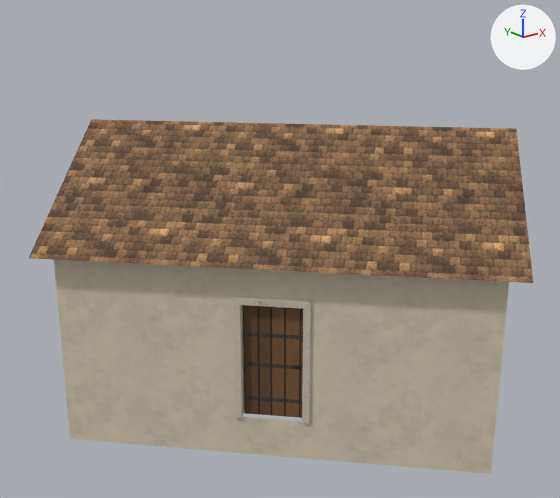
An edit to the glTF model world/bridgehollow__dyers_walk_local/export/models/buildings/bld_house_087.glb, drawn before and after from the same camera.
Both versions are drawn from a 50 mm camera at (-9.58, -11.5, 7.65) aimed at (-0.35, 0.03, 3.04). The lights are fixed; the arrows at upper right show +X, +Y and +Z. The older version comes first. Vertices at exactly the same position are counted once.

In view in the first picture: 'bld_house_087', 'bld_house_087_door1', 'bld_house_087_roof'.
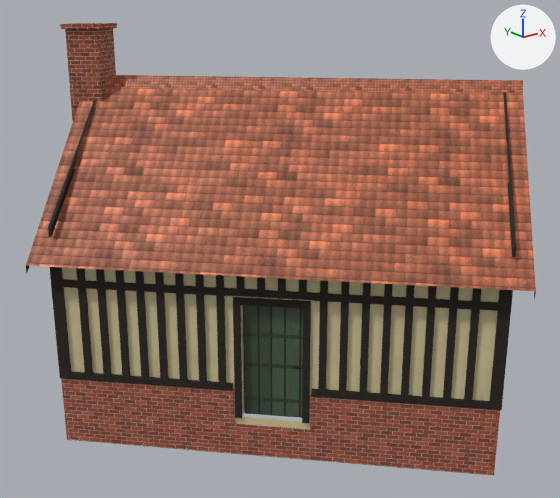
Changed parts and their boxes (x1, y1, x2, y2) in the pictures (560 x 498 px):
'bld_house_087_roof', reshaped: before (29, 119, 533, 283); after (26, 23, 536, 298)
'bld_house_087', reshaped: before (54, 253, 509, 474); after (49, 253, 513, 476)
part 1 of me_bld_house_087, built on: after (49, 267, 513, 476)
part 2 of me_bld_house_087, recoloured: before (54, 260, 509, 474); after (62, 256, 499, 429)
part 3 of me_bld_house_087, recoloured: (233, 297, 311, 423) in both

Edits to the bpy script that builds the scene:
```text
Add mat_mat_s_beam_231b15:
    mat_mat_s_beam_231b15 = bpy.data.materials.new('mat_s_beam_231b15')
    # uses the picture img_mat_s_beam_231b15
    # uses the picture img_mat_s_beam_231b15_n
Add mat_mat_s_tint_red_tile_a35a3c:
    mat_mat_s_tint_red_tile_a35a3c = bpy.data.materials.new('mat_s_tint_red_tile_a35a3c')
    # uses the picture img_mat_s_tint_red_tile_a35a3c
    # uses the picture img_mat_s_tint_red_tile_a35a3c_mr
    # uses the picture img_mat_s_tint_red_tile_a35a3c_n
Add mat_mat_s_plaster_dacd9f:
    mat_mat_s_plaster_dacd9f = bpy.data.materials.new('mat_s_plaster_dacd9f')
    # uses the picture img_mat_s_plaster_dacd9f
    # uses the picture img_mat_s_plaster_dacd9f_n
Add mat_mat_s_brick_92462f:
    mat_mat_s_brick_92462f = bpy.data.materials.new('mat_s_brick_92462f')
    # uses the picture img_mat_s_brick_92462f
    # uses the picture img_mat_s_brick_92462f_n
Add mat_mat_s_brick_9b4a36:
    mat_mat_s_brick_9b4a36 = bpy.data.materials.new('mat_s_brick_9b4a36')
    # uses the picture img_mat_s_brick_9b4a36
    # uses the picture img_mat_s_brick_9b4a36_n
Change me_bld_house_087:
    remove me_bld_house_087.from_pydata(...)  # 318 vertices, 414 faces; spans x -4.68..4.68, y -4.72..4.72, z 0.0..3.78
    add me_bld_house_087.from_pydata(...)  # 1854 vertices, 1888 faces; spans x -4.76..4.76, y -4.81..4.81, z 0.0..3.78
    me_bld_house_087 part 1: 8 vertices removed from x 2.91..2.98, y -2.33..-2.26, z 1.8..2.87; 1528 vertices added at x -4.76..4.76, y -4.81..4.81, z 0.0..3.78
    me_bld_house_087 part 2: 26 faces spanning x -4.68..4.68, y -4.72..4.72, z 0.0..3.78 switch from mat_mat_plaster to mat_mat_s_plaster_dacd9f
    me_bld_house_087 part 3: 145 faces spanning x -2.73..3.7, y -2.84..3.65, z 0.73..2.99 switch from mat_mat_trim to mat_mat_s_beam_231b15
    other edits to the shape of me_bld_house_087 do not show in these pictures
    add me_bld_house_087.materials.append(mat_mat_s_brick_9b4a36)
Change me_bld_house_087_roof:
    remove me_bld_house_087_roof.from_pydata(...)  # 168 vertices, 192 faces; spans x -5.11..5.11, y -5.16..5.16, z 3.41..5.49
    add me_bld_house_087_roof.from_pydata(...)  # 442 vertices, 492 faces; spans x -5.17..5.17, y -5.22..5.22, z 0.0..7.33
    me_bld_house_087_roof part 4
    7 vertices are removed from x -2.79..5.11, y -5.16..5.16, z 3.6..5.49
    6 faces are deleted
    1 vertex moves from x -5.11, y 0.87, z 3.6 to x -5.17, y 0.87, z 3.48
    122 vertices are added at x -5.17..5.17, y -5.22..5.22, z 0.0..7.33
    64 new vertices lie (0.04, -0.04, 0.0) away from vertices in x -4.61..4.57, y -4.63..4.67, z 3.78..6.16
    16 new vertices lie (0.09, 0.09, 0.0) away from vertices in x -4.24..3.58, y -4.29..3.52, z 3.9..5.84
    16 new vertices lie (-0.09, -0.09, 0.0) away from vertices in x -3.58..4.24, y -3.52..4.29, z 3.9..5.84
    15 new vertices lie (0.09, 0.08, 0.0) away from vertices in x -4.2..3.36, y -4.33..3.48, z 3.9..5.84
    20 new vertices lie (-0.04, 0.05, 0.0) away from vertices in x -3.41..4.15, y -4.25..4.2, z 3.9..5.84
    5 new vertices lie (-0.09, -0.08, 0.0) away from vertices in x -3.36..-1.0, y 2.15..4.33, z 3.9
    10 new vertices lie (0.04, -0.05, 0.0) away from vertices in x -4.15..-1.09, y 1.43..4.25, z 3.9
    13 new vertices lie (0.0, 0.0, 0.17) away from vertices in x -4.71..5.17, y -5.22..5.22, z 3.31..6.09
    272 new faces join them, mat_mat_s_beam_231b15
    22 new faces join them, mat_mat_s_brick_92462f
    2 new faces join them, mat_mat_s_plaster_dacd9f
    10 new faces join them, mat_mat_s_tint_red_tile_a35a3c
    remove me_bld_house_087_roof.materials.append(mat_mat_plaster)
    remove me_bld_house_087_roof.materials.append(mat_mat_shingle)
    add me_bld_house_087_roof.materials.append(mat_mat_s_beam_231b15)
    add me_bld_house_087_roof.materials.append(mat_mat_s_brick_92462f)
    add me_bld_house_087_roof.materials.append(mat_mat_s_plaster_dacd9f)
    add me_bld_house_087_roof.materials.append(mat_mat_s_tint_red_tile_a35a3c)
```
